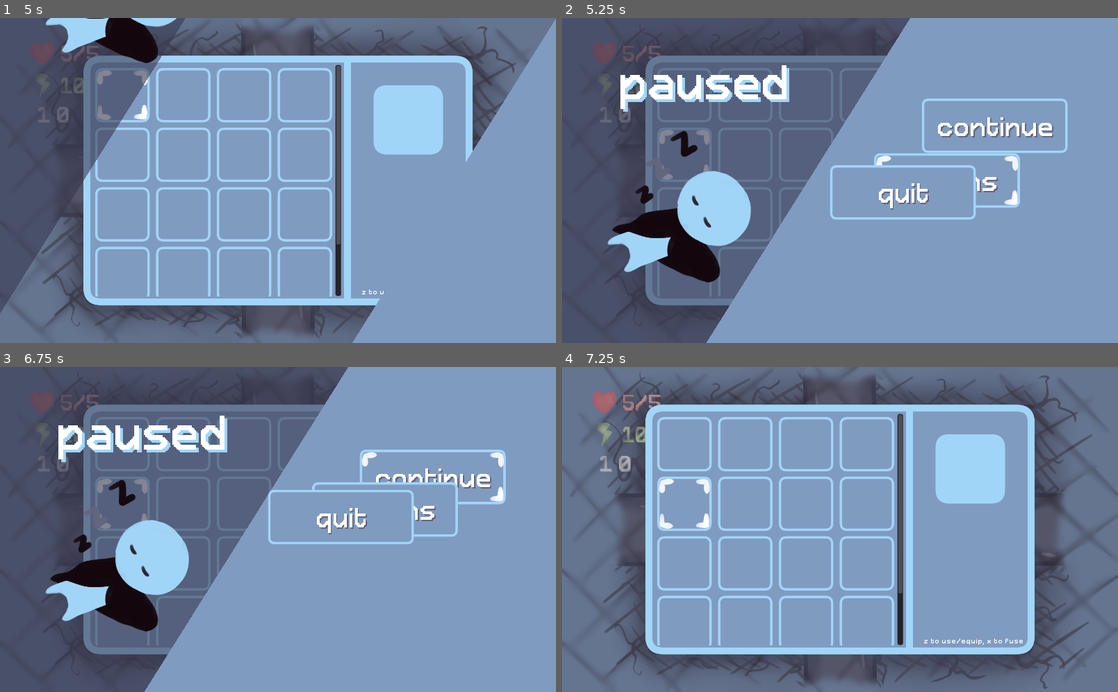
Above: before the commit, frames 1-4 (two rows, left to right).
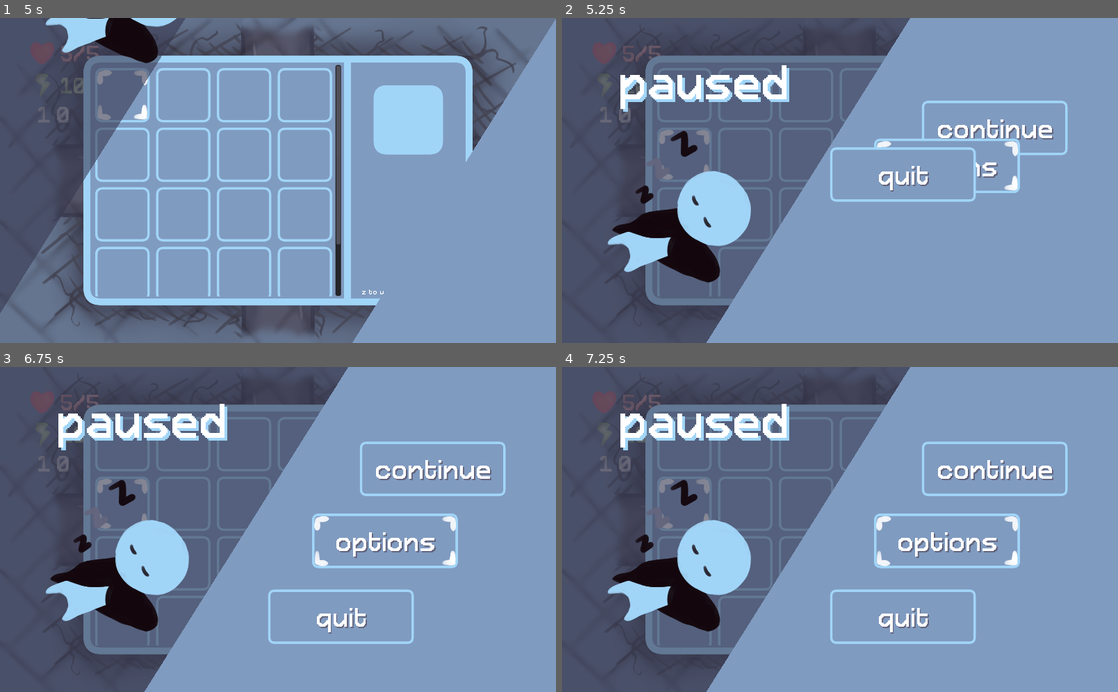
Above: after the commit, the same moments.

Repository: bucketfish/box-arena
Game: Godot game, scene res://base.tscn
Two runs of this game, one before a commit and one after it. Both use one fixed random seed, a clock stepped at 60 frames per second and the inputs below.
Inputs:
- Up to frame 1 (5 s): hold Right (right) 0.53-1.28 s; tap X (attack) at 0.6, 2.1, 3.6 s; hold Down (down) 1.28-2.03 s; tap Z (pickup) at 1.35, 2.85, 4.35 s; tap Enter at 2 s; hold Right (right) 2.03-2.78 s; hold Up (ui_up) 2.78-3.53 s; hold Left (left) from 3.53 s (still down); tap Shift (inventory) at 4.15 s; tap Escape (pause) at 4.9 s
- Up to frame 2 (5.25 s): release Left (left) at 5.03 s; hold Down (down) from 5.03 s (still down); tap X (attack) at 5.1 s
- Up to frame 3 (6.75 s): release Down (down) at 5.75 s; click "options" at 5.75 s; click "continue" at 6.5 s
- Up to frame 4 (7.25 s): no input

Frame 1 is identical in both runs. In frame 2, 3.6% of the frame differs, in the area x 48-91%, y 24-62%; in frame 3, 7.2%; in frame 4, 72%, in the area x 0-100%, y 0-100%.

Commit message:
more menus (??)

Diff:
--- a/base.gd
+++ b/base.gd
@@ -106,7 +106,7 @@
 		else:
 			update_state('play')
 
-	if Input.is_action_just_pressed("pause"):
+	if Input.is_action_just_pressed("pause") && !pause.on:
 		pause.toggle()
 		update_pause(pause.on)
 #		if inventory.visible:
--- a/base.tscn
+++ b/base.tscn
@@ -140,6 +140,155 @@
 [sub_resource type="Animation" id=19]
 length = 0.001
 tracks/0/type = "value"
+tracks/0/path = NodePath("main/continue:rect_position")
+tracks/0/interp = 1
+tracks/0/loop_wrap = true
+tracks/0/imported = false
+tracks/0/enabled = true
+tracks/0/keys = {
+"times": PoolRealArray( 0 ),
+"transitions": PoolRealArray( 1 ),
+"update": 0,
+"values": [ Vector2( 665, -200 ) ]
+}
+tracks/1/type = "value"
+tracks/1/path = NodePath("main/options:rect_position")
+tracks/1/interp = 1
+tracks/1/loop_wrap = true
+tracks/1/imported = false
+tracks/1/enabled = true
+tracks/1/keys = {
+"times": PoolRealArray( 0 ),
+"transitions": PoolRealArray( 1 ),
+"update": 0,
+"values": [ Vector2( 561, -200 ) ]
+}
+tracks/2/type = "value"
+tracks/2/path = NodePath("main/quit:rect_position")
+tracks/2/interp = 1
+tracks/2/loop_wrap = true
+tracks/2/imported = false
+tracks/2/enabled = true
+tracks/2/keys = {
+"times": PoolRealArray( 0 ),
+"transitions": PoolRealArray( 1 ),
+"update": 0,
+"values": [ Vector2( 432, -200 ) ]
+}
+
+[sub_resource type="Animation" id=20]
+resource_name = "main"
+length = 0.4
+step = 0.05
+tracks/0/type = "value"
+tracks/0/path = NodePath("main/continue:rect_position")
+tracks/0/interp = 1
+tracks/0/loop_wrap = true
+tracks/0/imported = false
+tracks/0/enabled = true
+tracks/0/keys = {
+"times": PoolRealArray( 0, 0.2, 0.3 ),
+"transitions": PoolRealArray( 1, 1, 1 ),
+"update": 0,
+"values": [ Vector2( 657, -200 ), Vector2( 657, 150 ), Vector2( 657, 132 ) ]
+}
+tracks/1/type = "value"
+tracks/1/path = NodePath("main/options:rect_position")
+tracks/1/interp = 1
+tracks/1/loop_wrap = true
+tracks/1/imported = false
+tracks/1/enabled = true
+tracks/1/keys = {
+"times": PoolRealArray( 0, 0.05, 0.25, 0.35 ),
+"transitions": PoolRealArray( 1, 1, 1, 1 ),
+"update": 0,
+"values": [ Vector2( 569, -200 ), Vector2( 569, -200 ), Vector2( 569, 300 ), Vector2( 569, 265 ) ]
+}
+tracks/2/type = "value"
+tracks/2/path = NodePath("main/quit:rect_position")
+tracks/2/interp = 1
+tracks/2/loop_wrap = true
+tracks/2/imported = false
+tracks/2/enabled = true
+tracks/2/keys = {
+"times": PoolRealArray( 0, 0.05, 0.3, 0.4 ),
+"transitions": PoolRealArray( 1, 1, 1, 1 ),
+"update": 0,
+"values": [ Vector2( 488, -200 ), Vector2( 488, -200 ), Vector2( 488, 450 ), Vector2( 488, 405 ) ]
+}
+tracks/3/type = "method"
+tracks/3/path = NodePath("main/continue")
+tracks/3/interp = 1
+tracks/3/loop_wrap = true
+tracks/3/imported = false
+tracks/3/enabled = true
+tracks/3/keys = {
+"times": PoolRealArray( 0 ),
+"transitions": PoolRealArray( 1 ),
+"values": [ {
+"args": [  ],
+"method": "grab_focus"
+} ]
+}
+
+[sub_resource type="Animation" id=25]
+resource_name = "options"
+length = 0.4
+step = 0.05
+tracks/0/type = "value"
+tracks/0/path = NodePath("options/controls:rect_position")
+tracks/0/interp = 1
+tracks/0/loop_wrap = true
+tracks/0/imported = false
+tracks/0/enabled = true
+tracks/0/keys = {
+"times": PoolRealArray( 0, 0.2, 0.3 ),
+"transitions": PoolRealArray( 1, 1, 1 ),
+"update": 0,
+"values": [ Vector2( 657, -200 ), Vector2( 657, 150 ), Vector2( 657, 132 ) ]
+}
+tracks/1/type = "value"
+tracks/1/path = NodePath("options/audio:rect_position")
+tracks/1/interp = 1
+tracks/1/loop_wrap = true
+tracks/1/imported = false
+tracks/1/enabled = true
+tracks/1/keys = {
+"times": PoolRealArray( 0, 0.05, 0.25, 0.35 ),
+"transitions": PoolRealArray( 1, 1, 1, 1 ),
+"update": 0,
+"values": [ Vector2( 569, -200 ), Vector2( 569, -200 ), Vector2( 569, 300 ), Vector2( 569, 265 ) ]
+}
+tracks/2/type = "value"
+tracks/2/path = NodePath("options/back:rect_position")
+tracks/2/interp = 1
+tracks/2/loop_wrap = true
+tracks/2/imported = false
+tracks/2/enabled = true
+tracks/2/keys = {
+"times": PoolRealArray( 0, 0.05, 0.3, 0.4 ),
+"transitions": PoolRealArray( 1, 1, 1, 1 ),
+"update": 0,
+"values": [ Vector2( 488, -200 ), Vector2( 488, -200 ), Vector2( 488, 450 ), Vector2( 488, 405 ) ]
+}
+tracks/3/type = "method"
+tracks/3/path = NodePath("options/back")
+tracks/3/interp = 1
+tracks/3/loop_wrap = true
+tracks/3/imported = false
+tracks/3/enabled = true
+tracks/3/keys = {
+"times": PoolRealArray( 0 ),
+"transitions": PoolRealArray( 1 ),
+"values": [ {
+"args": [  ],
+"method": "grab_focus"
+} ]
+}
+
+[sub_resource type="Animation" id=22]
+length = 0.001
+tracks/0/type = "value"
 tracks/0/path = NodePath("less:position")
 tracks/0/interp = 1
 tracks/0/loop_wrap = true
@@ -176,7 +325,7 @@
 "values": [ -0.5 ]
 }
 tracks/3/type = "value"
-tracks/3/path = NodePath("main/continue:rect_position")
+tracks/3/path = NodePath("Sleep:position")
 tracks/3/interp = 1
 tracks/3/loop_wrap = true
 tracks/3/imported = false
@@ -185,46 +334,20 @@
 "times": PoolRealArray( 0 ),
 "transitions": PoolRealArray( 1 ),
 "update": 0,
-"values": [ Vector2( 665, -200 ) ]
-}
-tracks/4/type = "value"
-tracks/4/path = NodePath("main/options:rect_position")
+"values": [ Vector2( 221, -252 ) ]
+}
+tracks/4/type = "animation"
+tracks/4/path = NodePath("anim")
 tracks/4/interp = 1
 tracks/4/loop_wrap = true
 tracks/4/imported = false
 tracks/4/enabled = true
 tracks/4/keys = {
-"times": PoolRealArray( 0 ),
-"transitions": PoolRealArray( 1 ),
-"update": 0,
-"values": [ Vector2( 561, -200 ) ]
-}
-tracks/5/type = "value"
-tracks/5/path = NodePath("main/quit:rect_position")
-tracks/5/interp = 1
-tracks/5/loop_wrap = true
-tracks/5/imported = false
-tracks/5/enabled = true
-tracks/5/keys = {
-"times": PoolRealArray( 0 ),
-"transitions": PoolRealArray( 1 ),
-"update": 0,
-"values": [ Vector2( 432, -200 ) ]
-}
-tracks/6/type = "value"
-tracks/6/path = NodePath("Sleep:position")
-tracks/6/interp = 1
-tracks/6/loop_wrap = true
-tracks/6/imported = false
-tracks/6/enabled = true
-tracks/6/keys = {
-"times": PoolRealArray( 0 ),
-"transitions": PoolRealArray( 1 ),
-"update": 0,
-"values": [ Vector2( 221, -252 ) ]
-}
-
-[sub_resource type="Animation" id=20]
+"clips": PoolStringArray( "RESET" ),
+"times": PoolRealArray( 0 )
+}
+
+[sub_resource type="Animation" id=23]
 resource_name = "pause"
 length = 0.5
 step = 0.05
@@ -265,66 +388,107 @@
 "values": [ -0.5, -0.5, 0.05, 0.0 ]
 }
 tracks/3/type = "value"
-tracks/3/path = NodePath("main/continue:rect_position")
+tracks/3/path = NodePath("Sleep:position")
 tracks/3/interp = 1
 tracks/3/loop_wrap = true
 tracks/3/imported = false
 tracks/3/enabled = true
 tracks/3/keys = {
-"times": PoolRealArray( 0, 0.100063, 0.302805, 0.385051 ),
-"transitions": PoolRealArray( 1, 1, 1, 1 ),
-"update": 0,
-"values": [ Vector2( 657, -200 ), Vector2( 657, -200 ), Vector2( 657, 150 ), Vector2( 657, 132 ) ]
-}
-tracks/4/type = "value"
-tracks/4/path = NodePath("main/options:rect_position")
+"times": PoolRealArray( 0, 0.272884, 0.306917 ),
+"transitions": PoolRealArray( 1, 1, 1 ),
+"update": 0,
+"values": [ Vector2( 221, -252 ), Vector2( 221, 380 ), Vector2( 221, 346 ) ]
+}
+tracks/4/type = "animation"
+tracks/4/path = NodePath("anim")
 tracks/4/interp = 1
 tracks/4/loop_wrap = true
 tracks/4/imported = false
 tracks/4/enabled = true
 tracks/4/keys = {
-"times": PoolRealArray( 0, 0.134689, 0.358474, 0.432452 ),
+"clips": PoolStringArray( "main" ),
+"times": PoolRealArray( 0.1 )
+}
+
+[sub_resource type="Animation" id=24]
+resource_name = "unpause"
+length = 0.5
+step = 0.05
+tracks/0/type = "value"
+tracks/0/path = NodePath("color:position")
+tracks/0/interp = 1
+tracks/0/loop_wrap = true
+tracks/0/imported = false
+tracks/0/enabled = true
+tracks/0/keys = {
+"times": PoolRealArray( 0.35, 0.5 ),
+"transitions": PoolRealArray( 1, 1 ),
+"update": 0,
+"values": [ Vector2( 401, -18 ), Vector2( 1263, -18 ) ]
+}
+tracks/1/type = "value"
+tracks/1/path = NodePath("less:position")
+tracks/1/interp = 1
+tracks/1/loop_wrap = true
+tracks/1/imported = false
+tracks/1/enabled = true
+tracks/1/keys = {
+"times": PoolRealArray( 0.35, 0.5 ),
+"transitions": PoolRealArray( 1, 1 ),
+"update": 0,
+"values": [ Vector2( -755, -18 ), Vector2( -1429, -18 ) ]
+}
+tracks/2/type = "value"
+tracks/2/path = NodePath("paused:anchor_top")
+tracks/2/interp = 1
+tracks/2/loop_wrap = true
+tracks/2/imported = false
+tracks/2/enabled = true
+tracks/2/keys = {
+"times": PoolRealArray( 0.1, 0.2, 0.4, 0.5 ),
 "transitions": PoolRealArray( 1, 1, 1, 1 ),
 "update": 0,
-"values": [ Vector2( 569, -200 ), Vector2( 569, -200 ), Vector2( 569, 300 ), Vector2( 569, 265 ) ]
-}
-tracks/5/type = "value"
-tracks/5/path = NodePath("main/quit:rect_position")
+"values": [ 0.0, 0.05, -0.5, -0.5 ]
+}
+tracks/3/type = "value"
+tracks/3/path = NodePath("Sleep:position")
+tracks/3/interp = 1
+tracks/3/loop_wrap = true
+tracks/3/imported = false
+tracks/3/enabled = true
+tracks/3/keys = {
+"times": PoolRealArray( 0.2, 0.25, 0.5 ),
+"transitions": PoolRealArray( 1, 1, 1 ),
+"update": 0,
+"values": [ Vector2( 221, 346 ), Vector2( 221, 380 ), Vector2( 221, -252 ) ]
+}
+tracks/4/type = "method"
+tracks/4/path = NodePath("anim")
+tracks/4/interp = 1
+tracks/4/loop_wrap = true
+tracks/4/imported = false
+tracks/4/enabled = true
+tracks/4/keys = {
+"times": PoolRealArray( 0.1 ),
+"transitions": PoolRealArray( 1 ),
+"values": [ {
+"args": [ "main", -1 ],
+"method": "play_backwards"
+} ]
+}
+tracks/5/type = "method"
+tracks/5/path = NodePath("../..")
 tracks/5/interp = 1
 tracks/5/loop_wrap = true
 tracks/5/imported = false
 tracks/5/enabled = true
 tracks/5/keys = {
-"times": PoolRealArray( 0, 0.163188, 0.400348, 0.481617 ),
-"transitions": PoolRealArray( 1, 1, 1, 1 ),
-"update": 0,
-"values": [ Vector2( 488, -200 ), Vector2( 488, -200 ), Vector2( 488, 450 ), Vector2( 488, 405 ) ]
-}
-tracks/6/type = "method"
-tracks/6/path = NodePath("main/continue")
-tracks/6/interp = 1
-tracks/6/loop_wrap = true
-tracks/6/imported = false
-tracks/6/enabled = true
-tracks/6/keys = {
-"times": PoolRealArray( 0.00275177 ),
+"times": PoolRealArray( 0.5 ),
 "transitions": PoolRealArray( 1 ),
 "values": [ {
-"args": [  ],
-"method": "grab_focus"
+"args": [ false ],
+"method": "update_pause"
 } ]
-}
-tracks/7/type = "value"
-tracks/7/path = NodePath("Sleep:position")
-tracks/7/interp = 1
-tracks/7/loop_wrap = true
-tracks/7/imported = false
-tracks/7/enabled = true
-tracks/7/keys = {
-"times": PoolRealArray( 0, 0.272884, 0.306917 ),
-"transitions": PoolRealArray( 1, 1, 1 ),
-"update": 0,
-"values": [ Vector2( 221, -252 ), Vector2( 221, 380 ), Vector2( 221, 346 ) ]
 }
 
 [sub_resource type="DynamicFont" id=21]
@@ -927,7 +1091,13 @@
 
 [node name="anim" type="AnimationPlayer" parent="gui/pause"]
 anims/RESET = SubResource( 19 )
-anims/pause = SubResource( 20 )
+anims/main = SubResource( 20 )
+anims/options = SubResource( 25 )
+
+[node name="backanim" type="AnimationPlayer" parent="gui/pause"]
+anims/RESET = SubResource( 22 )
+anims/pause = SubResource( 23 )
+anims/unpause = SubResource( 24 )
 
 [node name="paused" type="Label" parent="gui/pause"]
 anchor_top = -0.5
@@ -956,7 +1126,7 @@
 margin_left = 665.0
 margin_top = -200.0
 margin_right = 1225.0
-margin_bottom = 24.0
+margin_bottom = 24.0001
 focus_neighbour_top = NodePath("../quit")
 focus_neighbour_bottom = NodePath("../options")
 button_text = "continue"
@@ -965,10 +1135,11 @@
 margin_left = 561.0
 margin_top = -200.0
 margin_right = 1121.0
-margin_bottom = 24.0002
+margin_bottom = 24.0001
 focus_neighbour_top = NodePath("../continue")
 focus_neighbour_bottom = NodePath("../quit")
 button_text = "options"
+nextmenu = "options"
 
 [node name="quit" parent="gui/pause/main" instance=ExtResource( 18 )]
 margin_left = 432.0
@@ -979,6 +1150,41 @@
 focus_neighbour_bottom = NodePath("../continue")
 button_text = "quit"
 
+[node name="options" type="Control" parent="gui/pause"]
+anchor_right = 1.0
+anchor_bottom = 1.0
+__meta__ = {
+"_edit_use_anchors_": false
+}
+
+[node name="controls" parent="gui/pause/options" instance=ExtResource( 18 )]
+margin_left = 657.0
+margin_top = -200.0
+margin_right = 1217.0
+margin_bottom = 24.0001
+focus_neighbour_top = NodePath("../back")
+focus_neighbour_bottom = NodePath("../audio")
+button_text = "controls"
+
+[node name="audio" parent="gui/pause/options" instance=ExtResource( 18 )]
+margin_left = 569.0
+margin_top = -200.0
+margin_right = 1129.0
+margin_bottom = 24.0001
+focus_neighbour_top = NodePath("../controls")
+focus_neighbour_bottom = NodePath("../back")
+button_text = "audio"
+
+[node name="back" parent="gui/pause/options" instance=ExtResource( 18 )]
+margin_left = 488.0
+margin_top = -200.0
+margin_right = 1048.0
+margin_bottom = 24.0001
+focus_neighbour_top = NodePath("../audio")
+focus_neighbour_bottom = NodePath("../controls")
+button_text = "back"
+nextmenu = "main"
+
 [node name="Sleep" type="Sprite" parent="gui/pause"]
 position = Vector2( 221, -252 )
 scale = Vector2( 0.6, 0.6 )
@@ -1015,6 +1221,8 @@
 one_shot = true
 
 [connection signal="pressed" from="gui/pause/main/continue" to="gui/pause" method="_on_continue_pressed"]
+[connection signal="goto_screen" from="gui/pause/main/options" to="gui/pause" method="_on_goto_screen"]
+[connection signal="goto_screen" from="gui/pause/options/back" to="gui/pause" method="_on_goto_screen"]
 [connection signal="timeout" from="bosspause_timer" to="." method="_on_bosspause_timer_timeout"]
 
 [editable path="gui/inventory/info/holder/values/damage"]
--- a/gui/menu_button.gd
+++ b/gui/menu_button.gd
@@ -1,14 +1,19 @@
 extends TextureButton
 
 export var button_text: String
+export var nextmenu: String
 
 onready var label = $Label
+
+signal goto_screen(name)
 
 # Called when the node enters the scene tree for the first time.
 func _ready():
 	label.text = button_text
 
 
-# Called every frame. 'delta' is the elapsed time since the previous frame.
-#func _process(delta):
-#	pass
+
+
+func _on_play_pressed():
+	if nextmenu:
+		emit_signal("goto_screen", nextmenu)
--- a/gui/menu_button.tscn
+++ b/gui/menu_button.tscn
@@ -36,3 +36,5 @@
 __meta__ = {
 "_edit_use_anchors_": false
 }
+
+[connection signal="pressed" from="." to="." method="_on_play_pressed"]
--- a/gui/pause.gd
+++ b/gui/pause.gd
@@ -5,28 +5,58 @@
 # var a = 2
 # var b = "text"
 onready var anim = $anim
-onready var contbutton = $play
+onready var backanim = $backanim
+onready var contbutton = $main/continue
+
+onready var base = get_node("/root/base")
+
+var curscreen = "none"
 
 var on = false
 
 # Called when the node enters the scene tree for the first time.
 func _ready():
-	anim.play("RESET")
+	backanim.play("RESET")
 
 
 
 func toggle():
 	on = !on
 	if on:
-		anim.play("pause")
-	else:
-		anim.play_backwards("pause")
+		backanim.play("pause")
+		curscreen = "main"
 
-	yield(anim, "animation_finished")
 
+func _input(event):
+	if Input.is_action_just_pressed("pause") && curscreen != "main" && curscreen != "none":
+		var nextscreen = ""
+		if curscreen == "controls" || curscreen == "audio":
+			nextscreen = "options"
+		elif curscreen == "options":
+			nextscreen = "main"
+
+		anim.play_backwards(curscreen)
+		yield(anim, "animation_finished")
+		anim.play(nextscreen)
+		curscreen = nextscreen
+
+	elif Input.is_action_just_pressed("pause") && curscreen == "main":
+		backanim.play("unpause")
+		curscreen = "none"
+		yield(anim, "animation_finished")
+		on = false
 
 
 func _on_continue_pressed():
 	if on:
-		anim.play_backwards("pause")
+		backanim.play("unpause")
 		on = false
+		curscreen = "none"
+
+
+
+func _on_goto_screen(scenename):
+	anim.play_backwards(curscreen)
+	yield(anim, "animation_finished")
+	anim.play(scenename)
+	curscreen = scenename
Not shown: 1 places in base.tscn that only renumber resources
